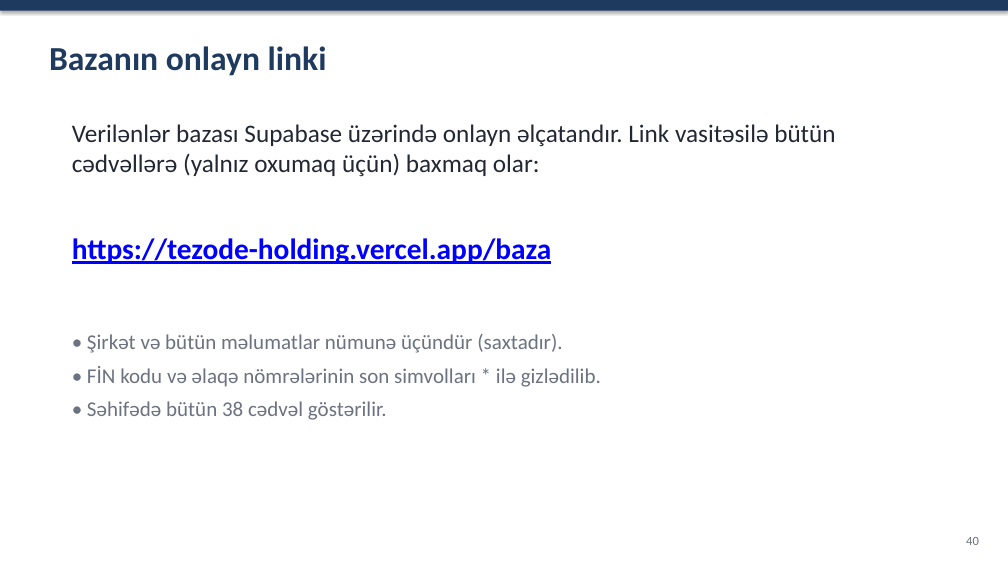
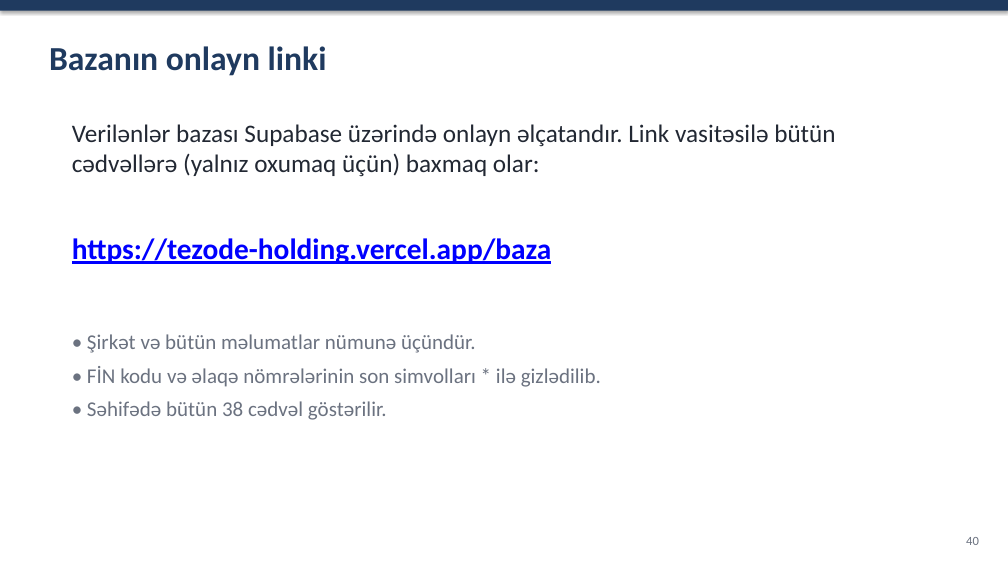
Before and after one commit to VaqifIbrahimli/VBS_independent_work, a slide deck: slide 40 of teqdimat/Vbs Si.pptx. Drawn at 1008x567 pixels with LibreOffice and Linux fonts; fonts in the diff are those of the drawing. Boxes give left, top, right and bottom in pixels: in the first picture for what was removed or moved away, otherwise in the second. Text is boxed around its words. In the diff, an @@ line names an element or a change of style, - is before the commit and + after.

```diff
--- a/teqdimat/Vbs Si.pptx
+++ b/teqdimat/Vbs Si.pptx
@@ text at (87,334,476,353): text changed @@
-• Şirkət və bütün məlumatlar nümunə üçündür (saxtadır).
+• Şirkət və bütün məlumatlar nümunə üçündür.
```
Also in this commit, not shown: 6 other files.
